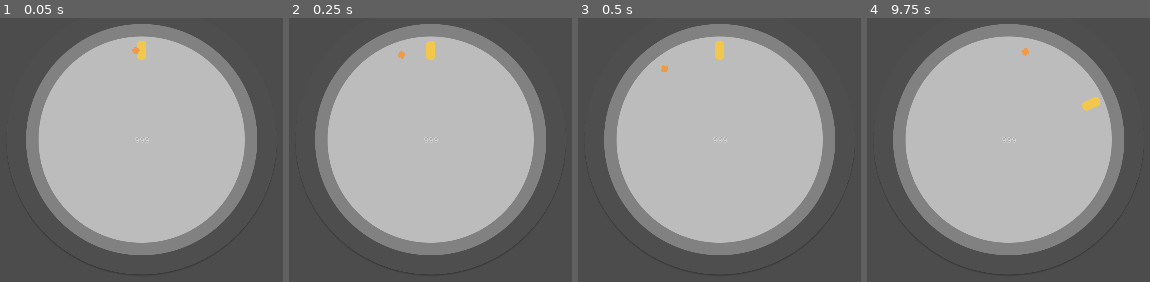
Above: before the commit, frames 1-4 (left to right).
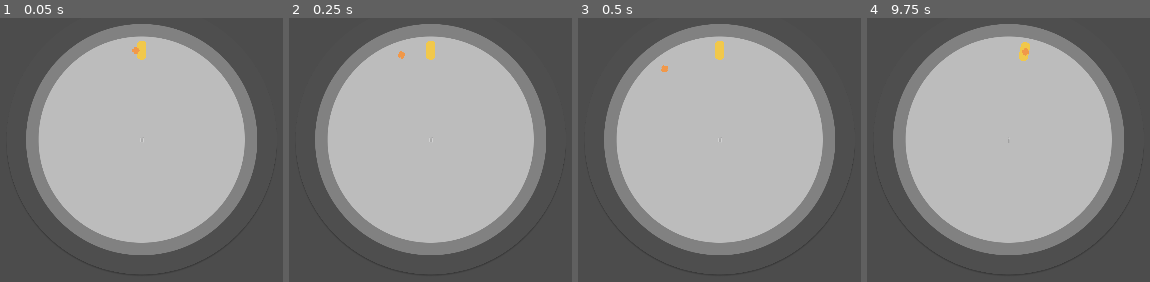
Above: after the commit, the same moments.

Repository: takecare/popthelock
Game: Godot game, scene res://scenes/Main.tscn
The game is run twice, just before and just after one commit, with the same random seed, the same clock (stepped at 60 frames per second) and the same inputs. The engine's default icon, where the game draws it, is replaced by a stand-in: a white triangle on a blue panel in a dark square.
Inputs (mouse positions are in pixels of both pictures, inside the frame that each line leads up to):
- Up to frame 1 (0.05 s): no input
- Up to frame 2 (0.25 s): no input
- Up to frame 3 (0.5 s): no input
- Up to frame 4 (9.75 s): tap Enter at 0.5, 2, 5 s; move the mouse to (1107, 123) at 0.52 s; click (1107, 123) at 0.6 s; tap Space at 1.25, 3.5, 5.75 s; move the mouse to (917, 202) at 1.27 s; click (917, 202) at 1.35 s; move the mouse to (outside the picture) at 2.02 s; click (outside the picture) at 2.1 s; move the mouse to (outside the picture) at 2.77 s; click (outside the picture) at 2.85 s; move the mouse to (outside the picture) at 3.52 s; click (outside the picture) at 3.6 s; move the mouse to (872, 44) at 4.27 s; click (872, 44) at 4.35 s; move the mouse to (1031, 163) at 5.02 s; click (1031, 163) at 5.1 s; move the mouse to (outside the picture) at 5.77 s; click (outside the picture) at 5.85 s; move the mouse to (1107, 123) at 6.52 s; click (1107, 123) at 6.6 s; move the mouse to (917, 202) at 7.27 s; click (917, 202) at 7.35 s; move the mouse to (outside the picture) at 8.02 s; click (outside the picture) at 8.1 s; move the mouse to (outside the picture) at 8.77 s; click (outside the picture) at 8.85 s; move the mouse to (outside the picture) at 9.52 s; click (outside the picture) at 9.6 s

The runs differ from the first frame. In frame 1, less than 0.1% of the frame differs, in the area x 48-53%, y 46-47%; in frame 2, less than 0.1%; in frame 3, less than 0.1%; in frame 4, 0.4%, in the area x 48-83%, y 9-48%.

Commit message:
wip: investigate rotation issue

Diff:
--- a/scripts/Crosshair.gd
+++ b/scripts/Crosshair.gd
@@ -22,6 +22,10 @@
 # can say that it's only a hit if the crosshair is overlapping all 3 areas (or 2)
 # instead of just one
 
+func set_rotation_around(point: Vector2, angle: float):
+  .set_rotation_around(point, angle)
+#  print("> XHAIR: set rotation to " + str(angle))
+
 func _on_Target_area_entered(_area: Area2D) -> void:
   isInside = true
 
--- a/scripts/Main.gd
+++ b/scripts/Main.gd
@@ -25,7 +25,7 @@
 
 onready var score: Score = $Score
 
-onready var lockPos: Vector2 = lock.center.global_position
+onready var lockCenter: Vector2 = lock.center.global_position
 
 var crosshairRotationDirection = -1 # 1=CW; -1=CCW
 var level = 0
@@ -37,12 +37,12 @@
   target.position.y = lock.body.rect_global_position.y + yOffset #lock.body.rect_size.y / 2
   #target.position.y = lock.center.global_position.y - lock.body.rect_size.y / 2 + yOffset
   crosshair.set_position(target.global_position)
-  score.center_on(lockPos)
+  score.center_on(lockCenter)
   randomize()
 
 
 func _process(delta: float) -> void:
-  crosshair.set_rotation_around(lockPos, step * speed * delta * crosshairRotationDirection)
+  crosshair.set_rotation_around(lockCenter, step * speed * delta * crosshairRotationDirection)
 
 
 func _physics_process(_delta: float) -> void:
@@ -55,16 +55,22 @@
   increase_level()
   crosshairRotationDirection *= -1
 
+var rot = 0 #temporary
+
 func increase_level() -> void:
   level += 1
-  target.set_rotation_around(lockPos, randi() % 360 + 1)
+  rot += 10
+  target.set_rotation_around(lockCenter, rot) #randi() % 360
 
 
 func _on_Crosshair_target_missed() -> void:
   #crosshairRotationDirection = -1 if rand_range(0, 1) > 0.5 else 1
+  print("> MISSED!")
   reset_target()
 
 
 func reset_target() -> void:
   score.reset()
-  target.set_rotation_around(lockPos, 0)
+  target.set_rotation_around(lockCenter, 0)
+  # ^ it seems that rotation is cumulative so when we call set_rotation_arount(x)
+  # we're just adding to the rotation that is already there
--- a/scripts/Score.gd
+++ b/scripts/Score.gd
@@ -3,7 +3,7 @@
 export(int) var score = 0
 
 func _ready() -> void:
-  pass # Replace with function body.
+  text = str(score)
 
 func center_on(point: Vector2):
   set_global_position(
@@ -13,7 +13,9 @@
 func increase():
   # TODO animate (quick scale+fade)
   score += 1
+  text = str(score)
 
 func reset():
   # TODO animate counting down until 0
   score = 0
+  text = str(score)
--- a/scripts/Target.gd
+++ b/scripts/Target.gd
@@ -11,3 +11,8 @@
   if area.name == crosshairName:
     pass
   pass
+
+
+func set_rotation_around(point: Vector2, angle: float):
+  .set_rotation_around(point, angle)
+  print("> TARGET: set rotation to " + str(angle))
